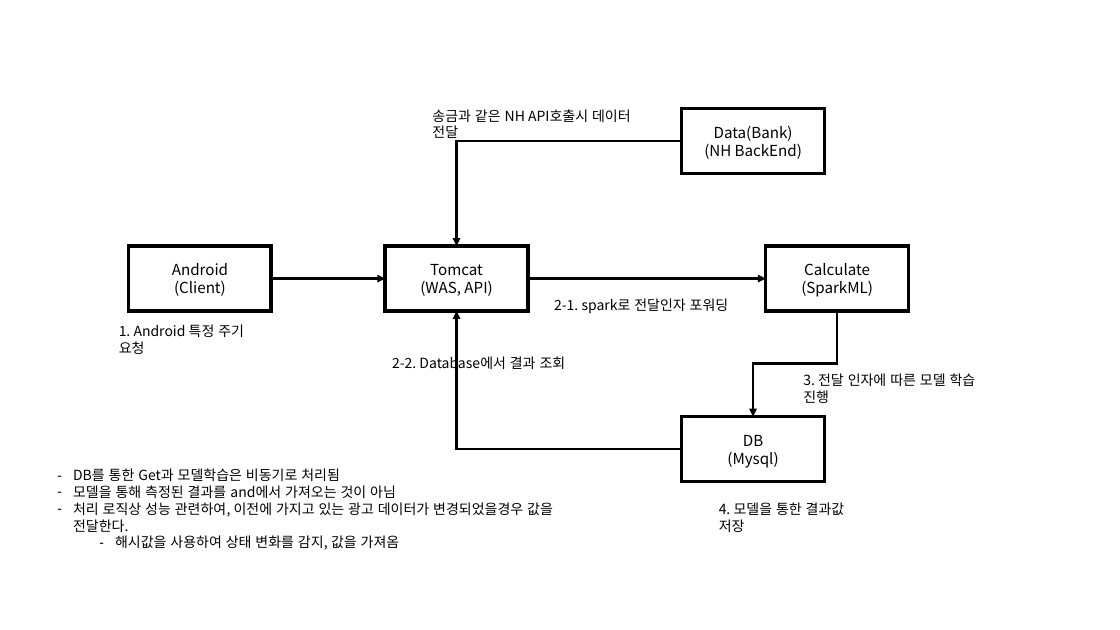
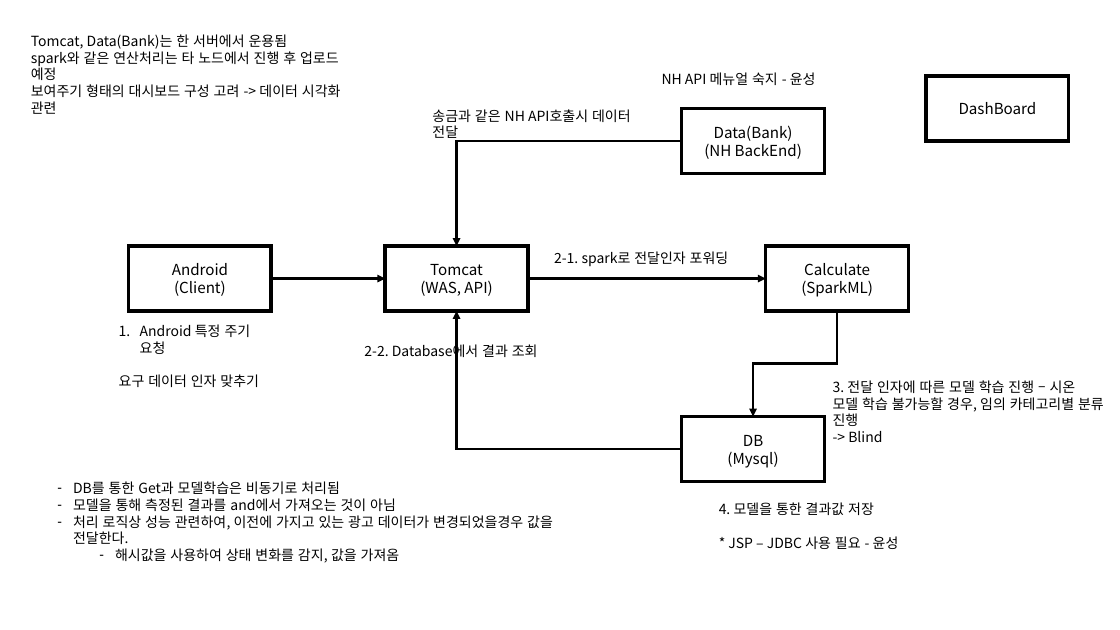
Before and after one commit to Nssu/NHLifeShip, a slide deck: slide 1 of documents/[Nssu]Flow_Chart.pptx. Drawn at 1120x630 pixels with LibreOffice and Linux fonts; fonts in the diff are those of the drawing. Boxes give left, top, right and bottom in pixels: in the first picture for what was removed or moved away, otherwise in the second. Text is boxed around its words. In the diff, an @@ line names an element or a change of style, - is before the commit and + after.

```diff
--- a/documents/[Nssu]Flow_Chart.pptx
+++ b/documents/[Nssu]Flow_Chart.pptx
@@ text added at (31, 34, 341, 97), 12 pt, text #000000 @@
+Tomcat, Data(Bank)는 한 서버에서 운용됨
+spark와 같은 연산처리는 타 노드에서 진행 후 업로드 예정
+보여주기 형태의 대시보드 구성 고려 -> 데이터 시각화 관련
@@ text added at (662, 72, 816, 85), 12 pt, text #000000 @@
+NH API 메뉴얼 숙지 - 윤성
@@ rectangle added at (926, 76, 1069, 141), outline #000000 3 pt, 13 pt, text #000000 @@
+DashBoard
@@ text "2-1. spark로 전달인자 포워딩": place and size @@
-text "2-1. spark로 전달인자 포워딩" at (554, 298, 729, 313)
+text "2-1. spark로 전달인자 포워딩" at (554, 251, 729, 266)
@@ text at (119, 324, 259, 387): text changed @@
-1. Android 특정 주기 요청
+1. Android 특정 주기 요청
+요구 데이터 인자 맞추기
@@ text "2-2. Database에서 결과 조회": place and size @@
-text "2-2. Database에서 결과 조회" at (392, 355, 566, 373)
+text "2-2. Database에서 결과 조회" at (364, 342, 538, 360)
@@ text at (833, 380, 1104, 442): text changed @@
-3. 전달 인자에 따른 모델 학습 진행
+3. 전달 인자에 따른 모델 학습 진행 – 시온
+모델 학습 불가능할 경우, 임의 카테고리별 분류 진행
+-> Blind
@@ text "DB를 통한 Get과 모델학습은 비동기로 ...": place and size @@
-text "DB를 통한 Get과 모델학습은 비동기로 ..." at (73, 468, 553, 550)
+text "DB를 통한 Get과 모델학습은 비동기로 ..." at (73, 481, 553, 563)
@@ text at (728, 536, 899, 549): paragraph added @@
+* JSP – JDBC 사용 필요 - 윤성
```
Also in this commit, not shown: 1 slide added, 4 other files.
